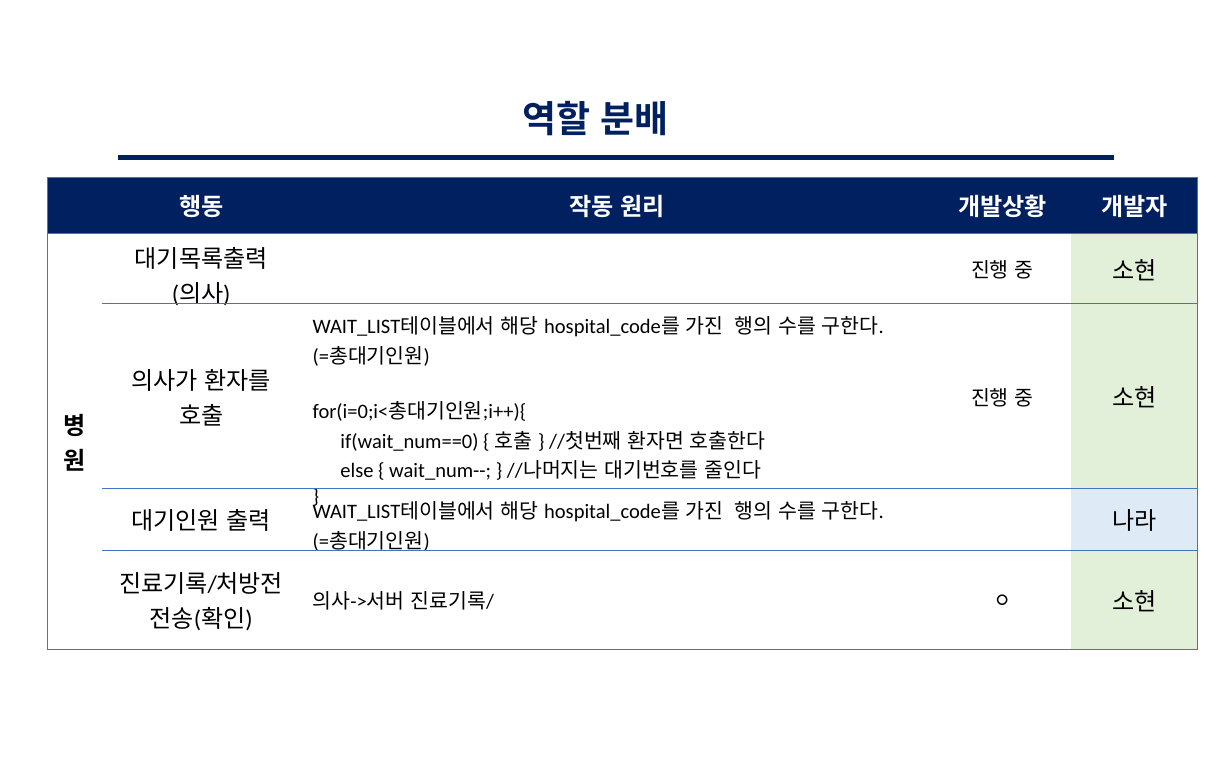
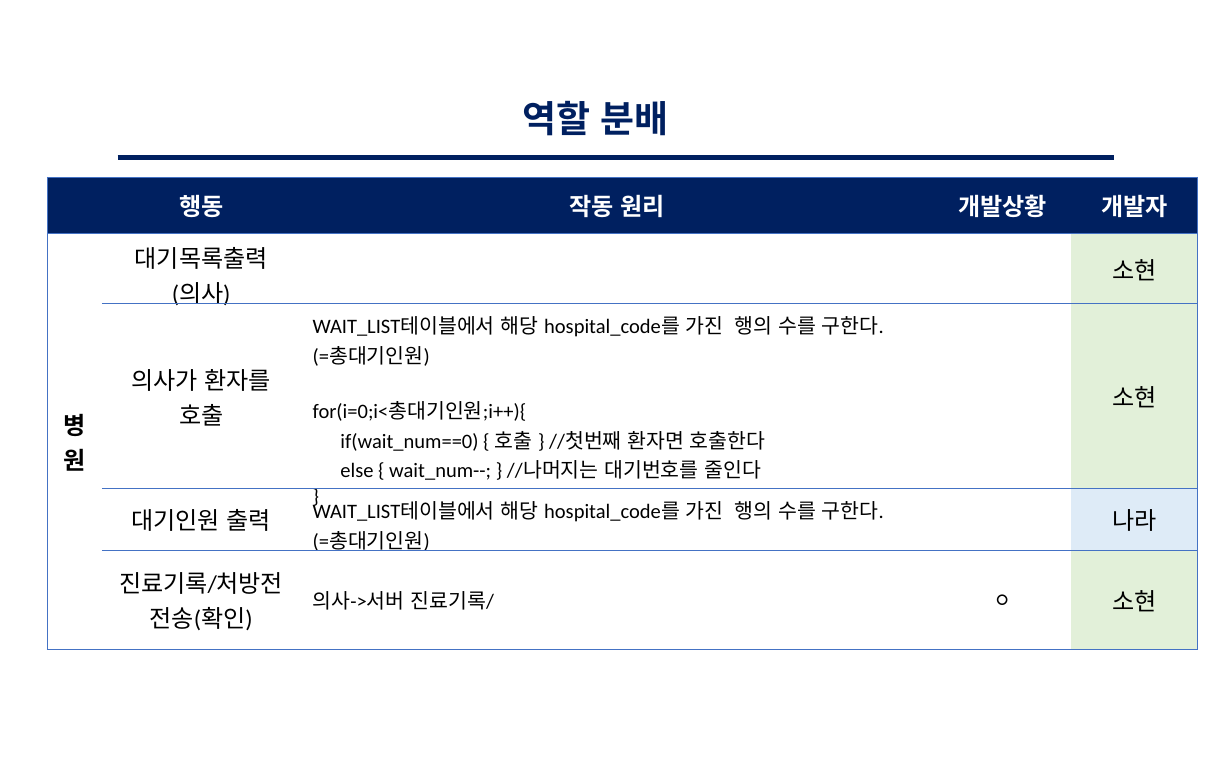
Before and after one commit to shjj94/MediPass, a slide deck: slide 4 of Presentation/신나라유소현_10주 발표자료_V1.pptx. Drawn at 1232x770 pixels with LibreOffice and Linux fonts; fonts in the diff are those of the drawing. Boxes give left, top, right and bottom in pixels: in the first picture for what was removed or moved away, otherwise in the second. Text is boxed around its words. In the diff, an @@ line names an element or a change of style, - is before the commit and + after.

```diff
--- a/Presentation/신나라유소현_10주 발표자료_V1.pptx
+++ b/Presentation/신나라유소현_10주 발표자료_V1.pptx
@@ table at (47, 177, 1196, 634) @@
-row 2, column 4: 진행 중
+row 2, column 4: 
-row 3, column 4: 진행 중
+row 3, column 4: 
```
Also in this commit, not shown: 1 other slide changed.
